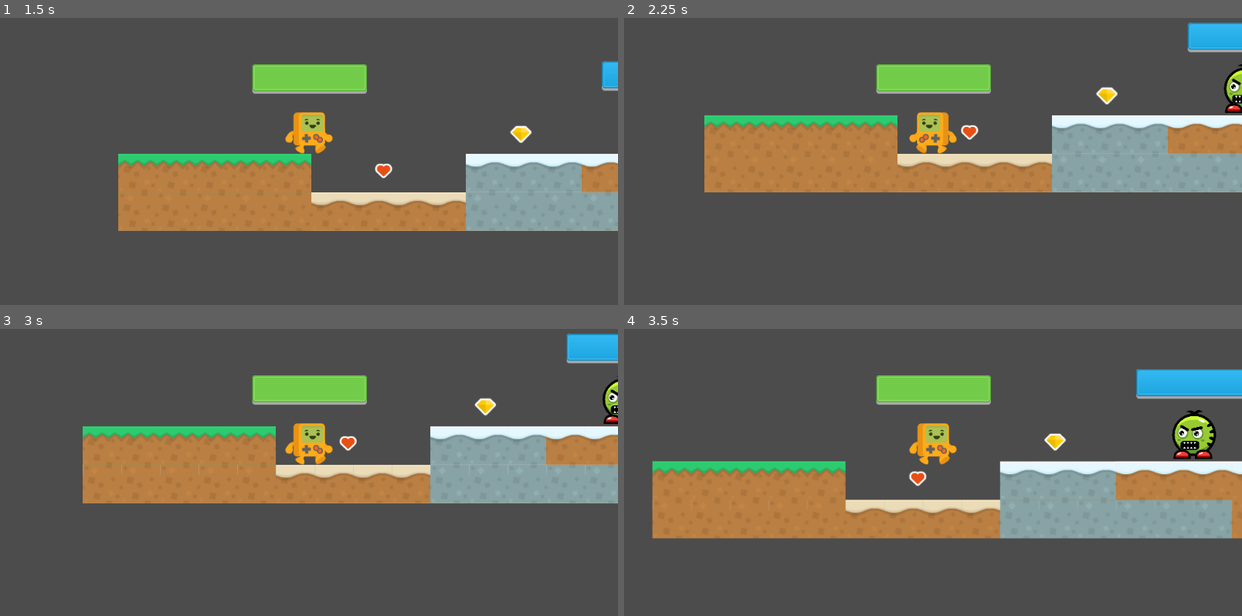
Above: before the commit, frames 1-4 (two rows, left to right).
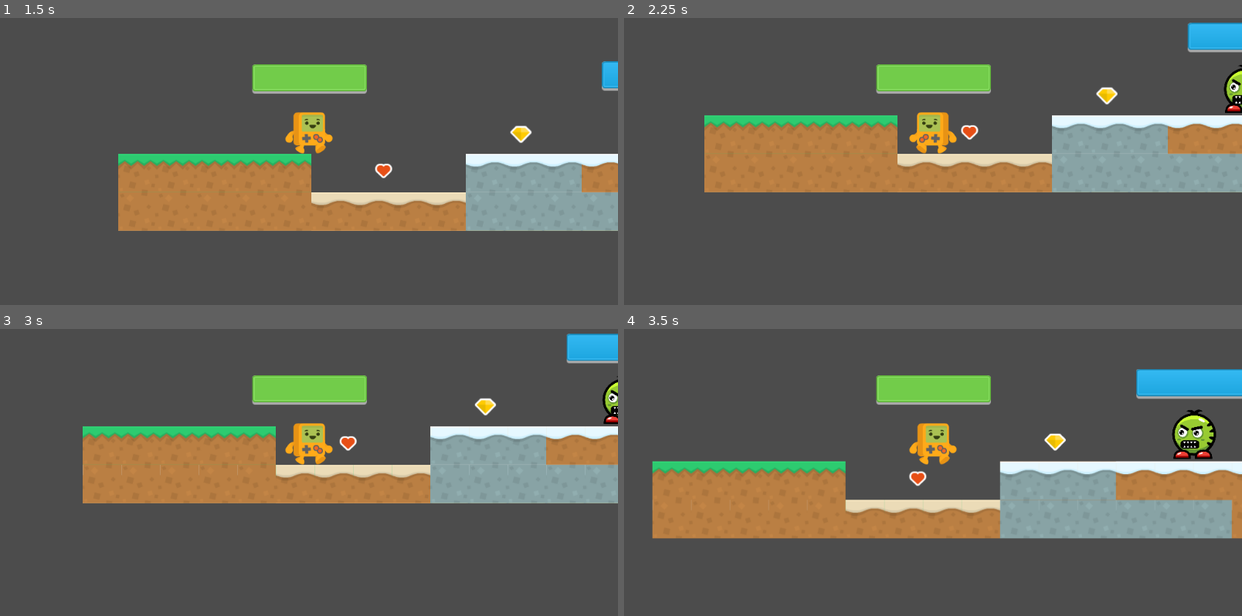
Above: after the commit, the same moments.

Repository: Boyquotes/platformer2d-sandbox
Game: Godot game, scene res://levels/DemoLevel.tscn
Two runs of this game, one before a commit and one after it. Both use one fixed random seed, a clock stepped at 60 frames per second and the inputs below.
Inputs:
- Up to frame 1 (1.5 s): hold D (move_right) from 0.53 s (still down); tap R (attack) at 0.6 s; tap Space (move_jump) at 0.77 s; tap Q (block) at 1.35 s
- Up to frame 2 (2.25 s): tap Space (move_jump) at 1.52 s; release D (move_right) at 2.03 s; hold A (move_left) from 2.03 s (still down); tap R (attack) at 2.1 s
- Up to frame 3 (3 s): release A (move_left) at 2.78 s; hold D (move_right) from 2.78 s (still down); tap Q (block) at 2.85 s
- Up to frame 4 (3.5 s): keep holding D (move_right); tap Space (move_jump) at 3.02 s

Frame 1 is identical in both runs. In frame 2, less than 0.1% of the frame differs, in the area x 97-100%, y 16-32%; in frame 3, less than 0.1%; in frame 4, 0.2%, in the area x 88-96%, y 27-45%.

Commit message:
Added Enemy to Enemies group

Diff:
--- a/objects/GreenMonsterEnemy.tscn
+++ b/objects/GreenMonsterEnemy.tscn
@@ -46,7 +46,7 @@
 scale = Vector2( 0.2, 0.2 )
 frames = SubResource( 1 )
 animation = "idle"
-frame = 4
+frame = 6
 playing = true
 
 [node name="CollisionShape2D" type="CollisionShape2D" parent="."]
--- a/scripts/Enemy.gd
+++ b/scripts/Enemy.gd
@@ -48,6 +48,8 @@
 	AttackTimer.connect("timeout", self, "attack")
 	add_child(AttackTimer)
 
+	add_to_group('Enemies')
+
 func die():
 	do_on_die()
 	queue_free()
